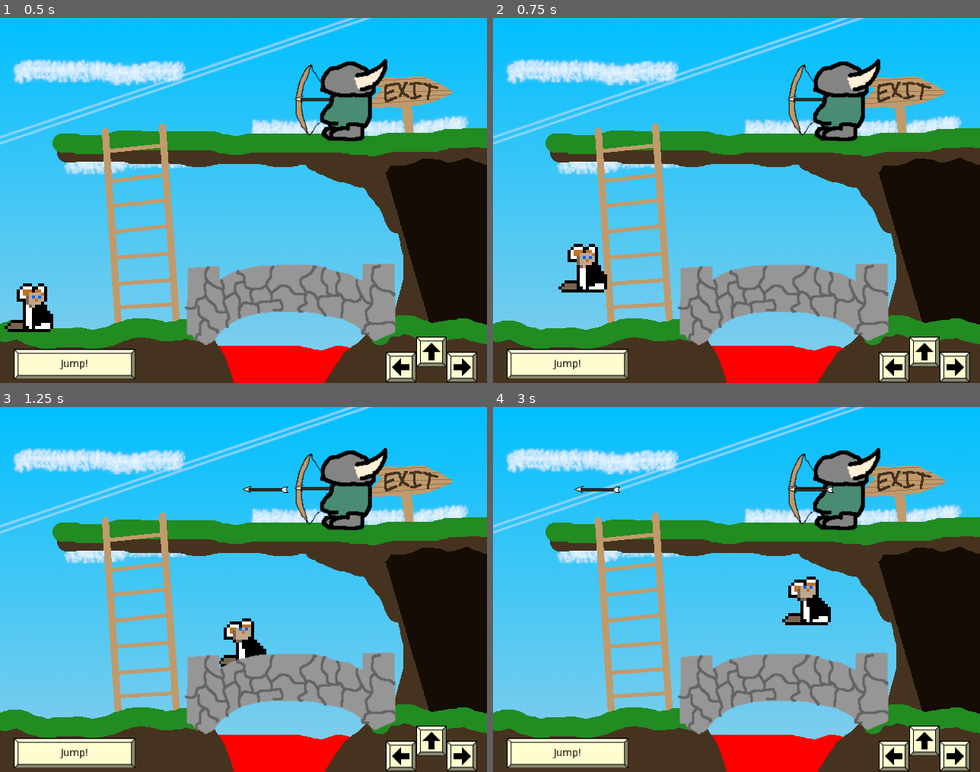
Above: before the commit, frames 1-4 (two rows, left to right).
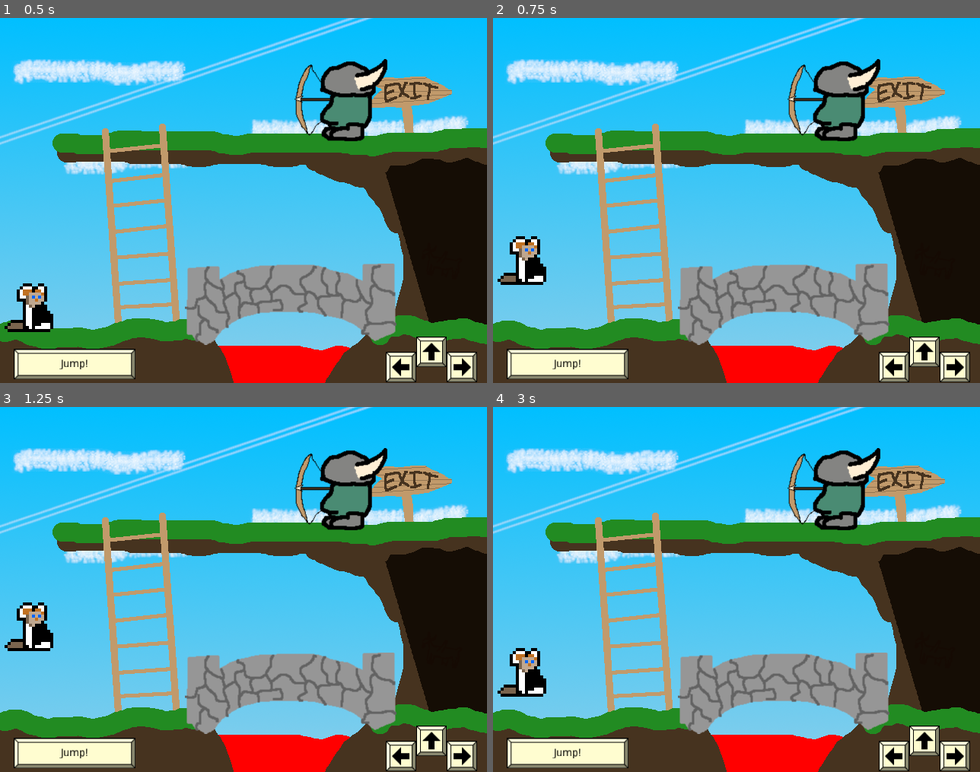
Above: after the commit, the same moments.

Repository: swashdev/minigame-madness
Game: Godot game, scene res://mini/lose/scenes/lose_minigame.tscn
The game is run twice, just before and just after one commit, with the same random seed, the same clock (stepped at 60 frames per second) and the same inputs. This scene is started directly instead of the project's main scene.
Inputs:
- Up to frame 1 (0.5 s): no input
- Up to frame 2 (0.75 s): tap Enter at 0.5 s; hold Right (move_right) from 0.53 s (still down); hold Space (action) from 0.53 s (still down)
- Up to frame 3 (1.25 s): keep holding Right (move_right); keep holding Space (action); tap Up (move_up) at 0.77 s
- Up to frame 4 (3 s): release Space (action) at 1.28 s; tap Space (action) at 1.35, 2.85 s; tap Up (move_up) at 1.52 s; release Right (move_right) at 2.03 s; hold Left (move_left) 2.03-2.78 s; hold Space (action) 2.03-2.78 s; hold Right (move_right) from 2.78 s (still down)

Frame 1 is identical in both runs. In frame 2, 1.7% of the frame differs, in the area x 0-24%, y 59-76%; in frame 3, 1.6%; in frame 4, 1.9%, in the area x 0-70%, y 21-80%.

Commit message:
[LOSE] remove test code from `_ready`
There was code in `_ready` which started the game and was originally
used for testing purposes.  It has been removed in order to prevent the
game from starting before the mainloop signals.

Diff:
--- a/mini/lose/scripts/lose_minigame.gd
+++ b/mini/lose/scripts/lose_minigame.gd
@@ -12,8 +12,6 @@
 # When ready, initialize the game by choosing a hazard and setting up
 # appropriately.
 func _ready():
-	# For testing:
-	randomize()
 	_hazard = Hazards.values()[ randi() % Hazards.size() ]
 	match _hazard:
 		Hazards.ARCHER:
@@ -27,8 +25,6 @@
 			continue
 		Hazards.NO_BRIDGE, Hazards.SPIKE:
 			$Archer.queue_free()
-	# For testing:
-	start()
 
 
 # Starting the "Lose!" minigame requires that we activate certain traps based
